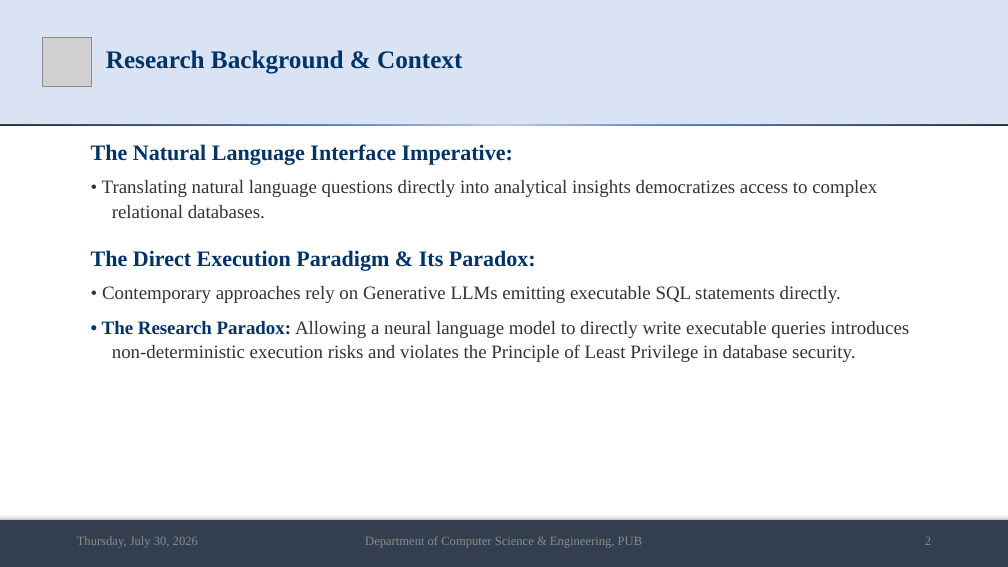
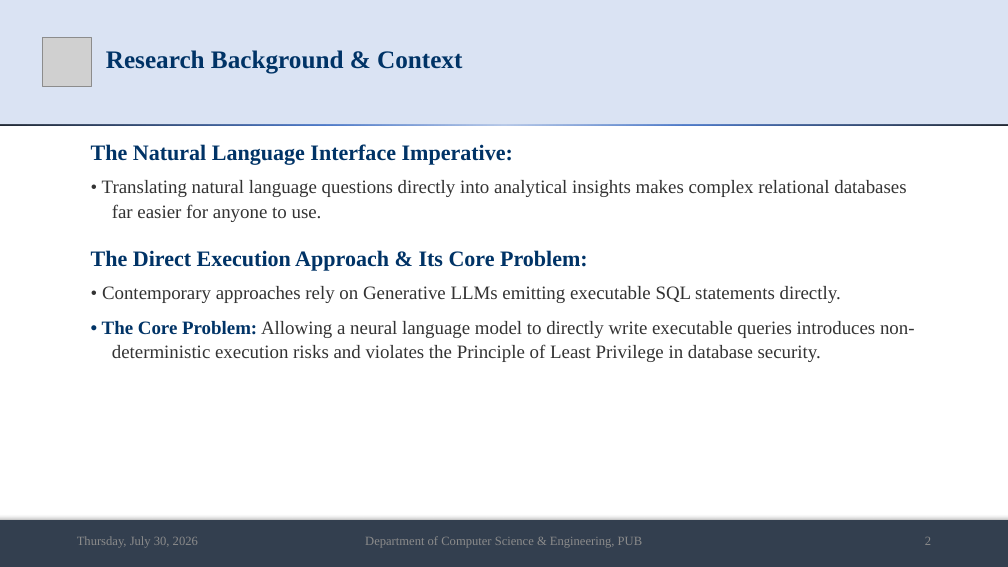
Before and after one commit to md-riaz/AEGIS-Research, a slide deck: slide 2 of docs/scripts/Md_Riaz_Mid_Defense_Final_0322310105101024.pptx. Drawn at 1008x567 pixels with LibreOffice and Linux fonts; fonts in the diff are those of the drawing; grey boxes stand for pictures. Boxes give left, top, right and bottom in pixels: in the first picture for what was removed or moved away, otherwise in the second. Text is boxed around its words. In the diff, an @@ line names an element or a change of style, - is before the commit and + after.

```diff
--- a/docs/scripts/Md_Riaz_Mid_Defense_Final_0322310105101024.pptx
+++ b/docs/scripts/Md_Riaz_Mid_Defense_Final_0322310105101024.pptx
@@ text at (x1=91, y1=180, x2=906, y2=270): text changed @@
-• Translating natural language questions directly into analytical insights democratizes access to complex relational databases.
-The Direct Execution Paradigm & Its Paradox:
+• Translating natural language questions directly into analytical insights makes complex relational databases far easier for anyone to use.
+The Direct Execution Approach & Its Core Problem:
@@ text at (x1=102, y1=321, x2=915, y2=362): text changed @@
-• The Research Paradox: Allowing a neural language model to directly write executable queries introduces non-deterministic execution risks and violates the Principle of Least Privilege in database security.
+• The Core Problem: Allowing a neural language model to directly write executable queries introduces non-deterministic execution risks and violates the Principle of Least Privilege in database security.
```
Also in this commit, not shown: 3 other slides changed, 5 other files.
